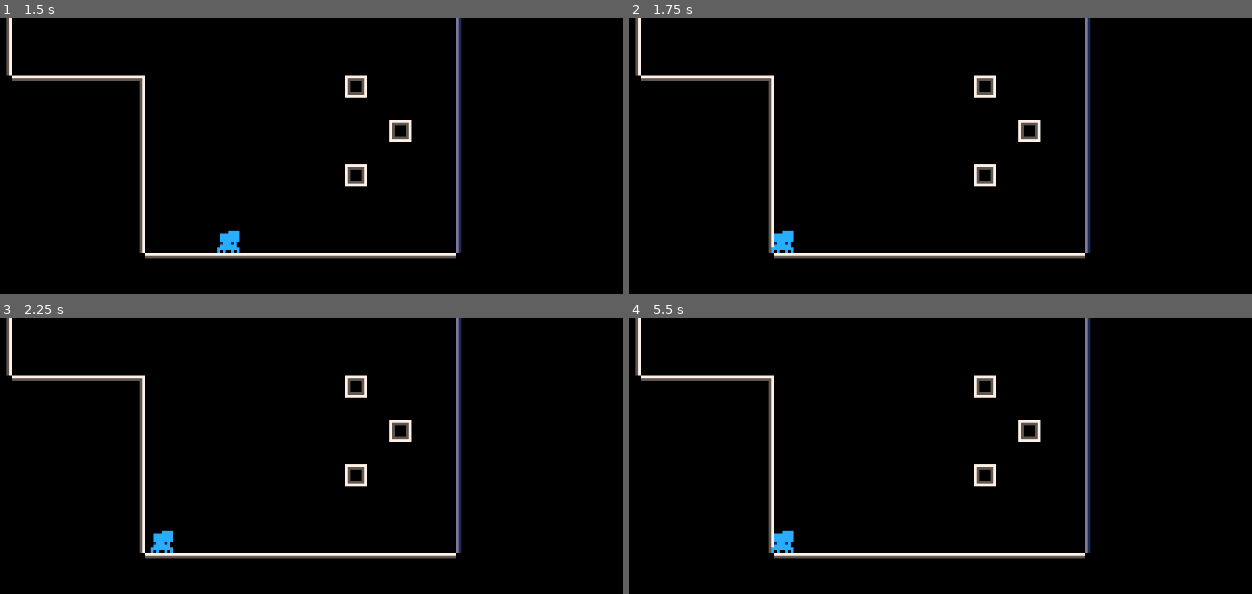
Above: before the commit, frames 1-4 (two rows, left to right).
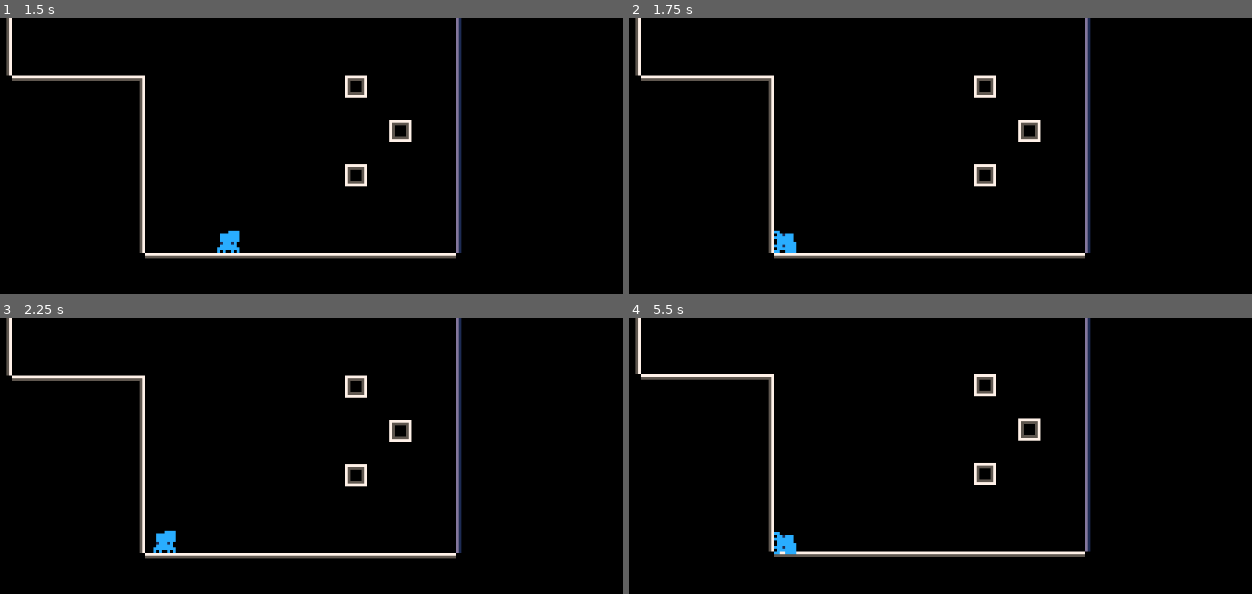
Above: after the commit, the same moments.

Repository: Flamenccio/spider-jump
Game: Godot game, scene res://test_world.tscn
The game is run twice, just before and just after one commit, with the same random seed, the same clock (stepped at 60 frames per second) and the same inputs.
Inputs (mouse positions are in pixels of both pictures, inside the frame that each line leads up to):
- Up to frame 1 (1.5 s): tap Enter at 0.5 s; move the mouse to (473, 219) at 0.52 s; press the mouse at (473, 219) at 0.53 s; hold D (move_right) 0.53-1.25 s; release the mouse at (473, 219) at 1.25 s; drag from (143, 263) to (330, 244) at 1.27 s
- Up to frame 2 (1.75 s): no input
- Up to frame 3 (2.25 s): tap Space at 2 s; move the mouse to (380, 444) at 2.02 s; hold D (move_right) from 2.03 s (still down); tap Delete at 2.1 s
- Up to frame 4 (5.5 s): release D (move_right) at 2.75 s; drag from (outside the picture) to (809, 544) at 2.77 s; move the mouse to (outside the picture) at 3.52 s; hold A (move_left) 3.53-4.25 s; tap V at 3.6 s; drag from (691, 475) to (809, 431) at 4.27 s; move the mouse to (971, 541) at 5.02 s; hold S (move_down) from 5.03 s (still down); tap Backspace at 5.1 s; click (971, 541) at 5.17 s

Frame 1 is identical in both runs. In frame 2, 0.1% of the frame differs, in the area x 22-27%, y 76-86%; in frame 3, 0.1%; in frame 4, 2.0%, in the area x 0-75%, y 20-88%.

Commit message:
rotate on wall

Diff:
--- a/game.tscn
+++ b/game.tscn
@@ -20,7 +20,7 @@
 _follow_target = NodePath("../Player")
 
 [node name="Player" parent="." instance=ExtResource("2_e2o6t")]
-position = Vector2(0, -16)
+position = Vector2(0, -5)
 
 [node name="InputService" type="Node" parent="." node_paths=PackedStringArray("_pull_origin")]
 script = ExtResource("3_feb5d")
--- /dev/null
+++ b/ground_raycast.gd
@@ -0,0 +1,29 @@
+extends Node
+
+signal change_player_rotation(normal: Vector2)
+
+@export_flags_2d_physics var _raycast_layer: int
+@export var _raycast_source: RigidBody2D
+var _raycast_query: PhysicsRayQueryParameters2D = PhysicsRayQueryParameters2D.new()
+
+func _ready() -> void:
+	_raycast_query.collision_mask = _raycast_layer
+
+
+func _on_ground_detector_body_shape_entered(body_rid: RID, body: Node2D, body_shape_index: int, local_shape_index: int) -> void:
+	if body is StaticBody2D:
+		var col_obj := body as StaticBody2D
+		var colliding_body := col_obj.shape_owner_get_owner(body_shape_index)
+		_raycast(colliding_body)
+
+
+func _raycast(body: Node2D) -> void:
+	_raycast_query.from = _raycast_source.global_position
+	_raycast_query.to = body.global_position
+	var space_state = _raycast_source.get_world_2d().direct_space_state
+	var results := space_state.intersect_ray(_raycast_query)
+
+	if not results.keys().has('normal'):
+		return
+
+	change_player_rotation.emit(results['normal'])
--- a/player.gd
+++ b/player.gd
@@ -28,3 +28,11 @@
 
 func _on_input_service_pull_release() -> void:
 	internal_pull_release.emit()
+
+
+func _rotate_against_normal(normal: Vector2) -> void:
+	# The player UP vector must match the given normal
+	var up_angle := rotation - PI / 2.0
+	var up_vector := Vector2.from_angle(up_angle)
+	var difference := up_vector.angle_to(normal)
+	rotation += difference
--- a/scenes/player.tscn
+++ b/scenes/player.tscn
@@ -15,6 +15,7 @@
 [ext_resource type="Script" uid="uid://ckhvctyix6juc" path="res://crawl.gd" id="13_pf23h"]
 [ext_resource type="Script" uid="uid://dmmbpsi8ggh0o" path="res://jump.gd" id="14_dt7fs"]
 [ext_resource type="Script" uid="uid://dj2pny76cdmi5" path="res://collision_handler.gd" id="15_wqfne"]
+[ext_resource type="Script" uid="uid://dpo14nn1hpmd2" path="res://ground_raycast.gd" id="16_qfm1y"]
 [ext_resource type="Shape2D" uid="uid://clf4j6ia4qkob" path="res://collision_shapes/detector_area.tres" id="16_wnwbv"]
 
 [sub_resource type="PhysicsMaterial" id="PhysicsMaterial_f3sb7"]
@@ -249,6 +250,11 @@
 [node name="CollisionHandler" type="Node" parent="."]
 script = ExtResource("15_wqfne")
 
+[node name="GroundRaycast" type="Node" parent="." node_paths=PackedStringArray("_raycast_source")]
+script = ExtResource("16_qfm1y")
+_raycast_layer = 2
+_raycast_source = NodePath("..")
+
 [node name="Detectors" type="Node2D" parent="."]
 
 [node name="GroundDetector" type="Area2D" parent="Detectors"]
@@ -284,7 +290,9 @@
 [connection signal="slippery_grounded" from="StateMachine/SlipperyGround" to="." method="on_unstick"]
 [connection signal="slippery_grounded" from="StateMachine/SlipperyGround" to="Actions/Crawl" method="set_active"]
 [connection signal="set_state_machine_condition" from="CollisionHandler" to="StateMachine" method="set_property"]
+[connection signal="change_player_rotation" from="GroundRaycast" to="." method="_rotate_against_normal"]
 [connection signal="body_entered" from="Detectors/GroundDetector" to="CollisionHandler" method="_on_ground_detector_body_entered"]
 [connection signal="body_exited" from="Detectors/GroundDetector" to="CollisionHandler" method="_on_ground_detector_body_exited"]
+[connection signal="body_shape_entered" from="Detectors/GroundDetector" to="GroundRaycast" method="_on_ground_detector_body_shape_entered"]
 [connection signal="body_entered" from="Detectors/SlipDetector" to="CollisionHandler" method="_on_slip_detector_body_entered"]
 [connection signal="body_exited" from="Detectors/SlipDetector" to="CollisionHandler" method="_on_slip_detector_body_exited"]
Not shown, added: ground_raycast.gd.uid
Not shown: 1 places in scenes/player.tscn that only renumber resources
